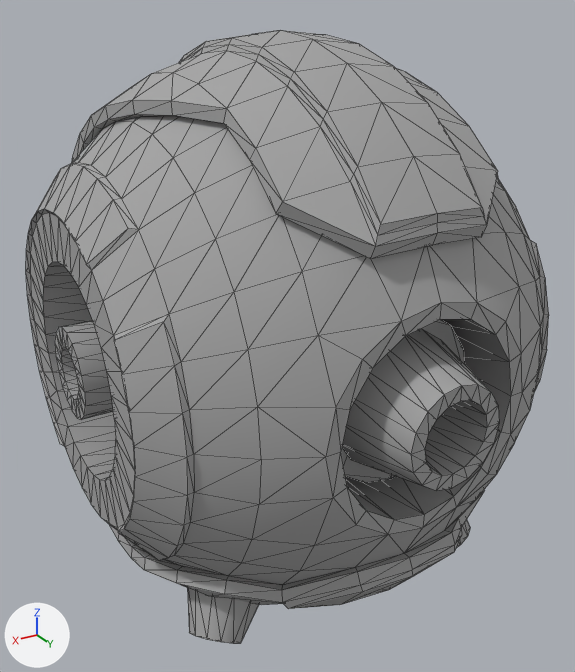
What one commit did to the FBX model New Unity Project/Assets/Art/Gameplay/Mobs/SphereBot_LVL0.FBX.
Before and after are seen from a camera (50 mm lens) standing at (0.746, 1.278, 0.608) and looking at (0.001, 0.036, -0.013). The lights are fixed; the arrows at lower left show +X, +Y and +Z. Mesh edges are drawn as thin lines. Vertices at the same position are counted once.

In view in the first picture: 'SphereBot_LVL0'.
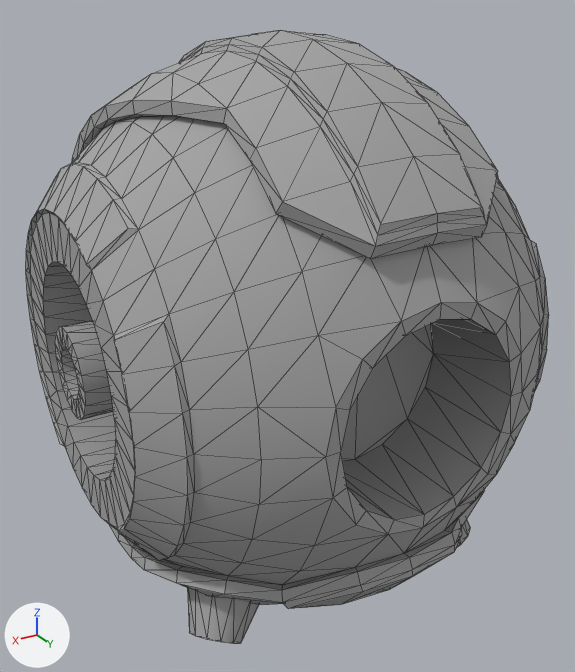
Changed parts and their boxes [x1, y1, x2, y2] in the pictures (575 x 672 px):
part 1 of me_mesh, deleted: before [342, 329, 499, 491]
part 2 of me_mesh, deleted: before [341, 319, 464, 483]

The edits, one by one:
me_mesh has 1604 vertices, 2932 faces and spans x -42.7..42.7, y -50.1..55.0, z -51.4..49.5.
me_mesh is used by ob_spherebot_lvl0; location (0.0, 0.008, 0.0); rotation (1.571, 0.0, 0.0), in degrees (90, 0, 0); scale (0.01, 0.01, 0.01).
me_mesh part 1: the loose piece of 64 vertices spanning x -12.2..12.2, y -12.4..12.4, z -51.4..-36.9 is deleted.
me_mesh part 2: the loose piece of 32 vertices spanning x -15.1..15.1, y -15.3..15.3, z -36.9..-26.3 is deleted.
